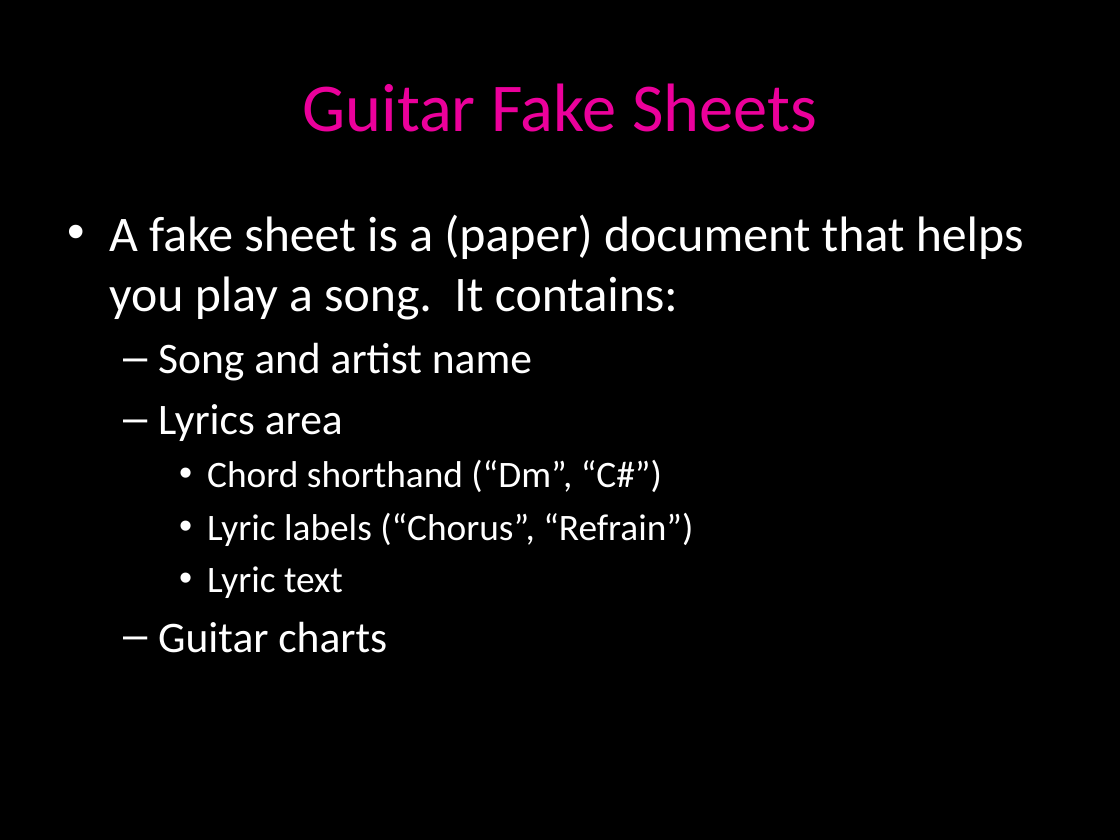
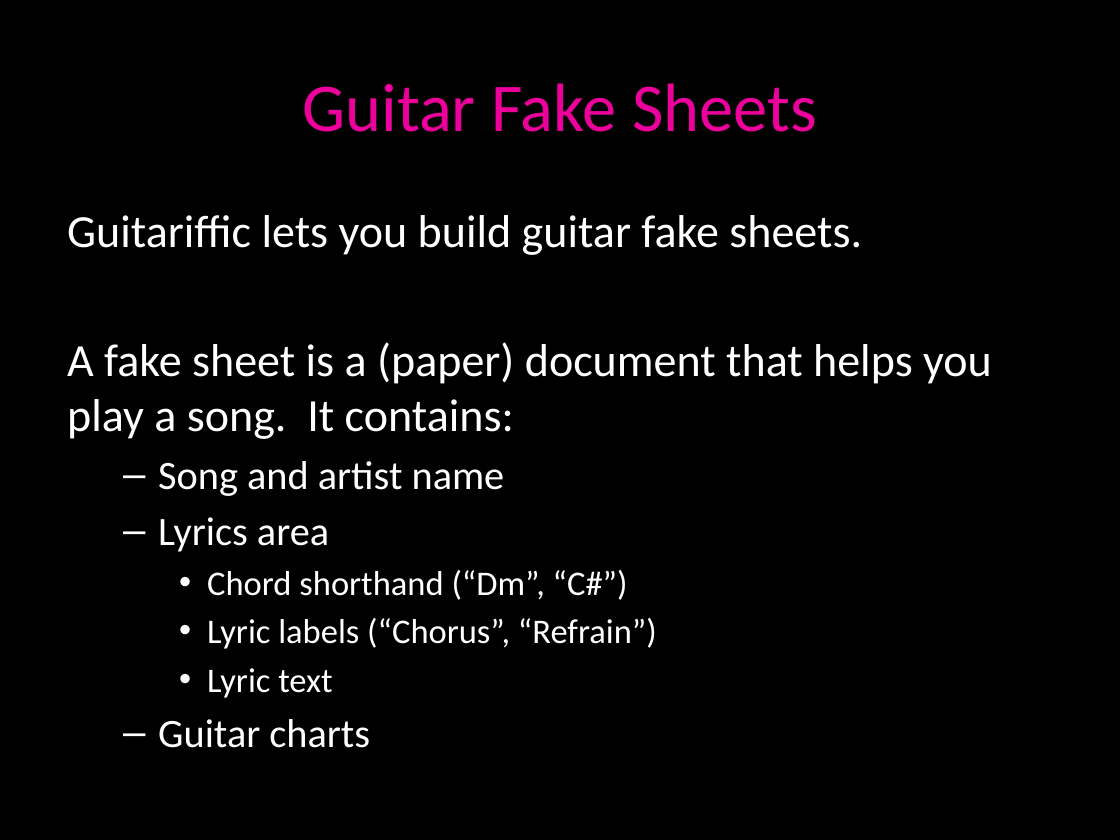
Before and after one commit to rkilarski/ryski-coding, a slide deck: slide 2 of cs701homework/WebContent/guitarifficweb/doc/guitariffic.pptx. Drawn at 1120x840 pixels with LibreOffice and Linux fonts; fonts in the diff are those of the drawing. Boxes give left, top, right and bottom in pixels: in the first picture for what was removed or moved away, otherwise in the second. Text is boxed around its words. In the diff, an @@ line names an element or a change of style, - is before the commit and + after.

```diff
--- a/cs701homework/WebContent/guitarifficweb/doc/guitariffic.pptx
+++ b/cs701homework/WebContent/guitarifficweb/doc/guitariffic.pptx
@@ text at <box>67,215,862,255</box>: paragraph added @@
+Guitariffic lets you build guitar fake sheets.
@@ text at <box>67,342,992,748</box>: size 32 to 29.6 pt in "A fake sheet is a (paper) document ..."; size 28 to 25.9 pt in "Song and artist name", "Lyrics area", "Guitar charts"; size 24 to 22.2 pt in "Chord shorthand (“Dm”, “C#”)", "Lyric labels (“Chorus”, “Refrain”)", "Lyric text"; bullet • to none @@
```
Also in this commit, not shown: 4 other slides changed, 1 other file.
